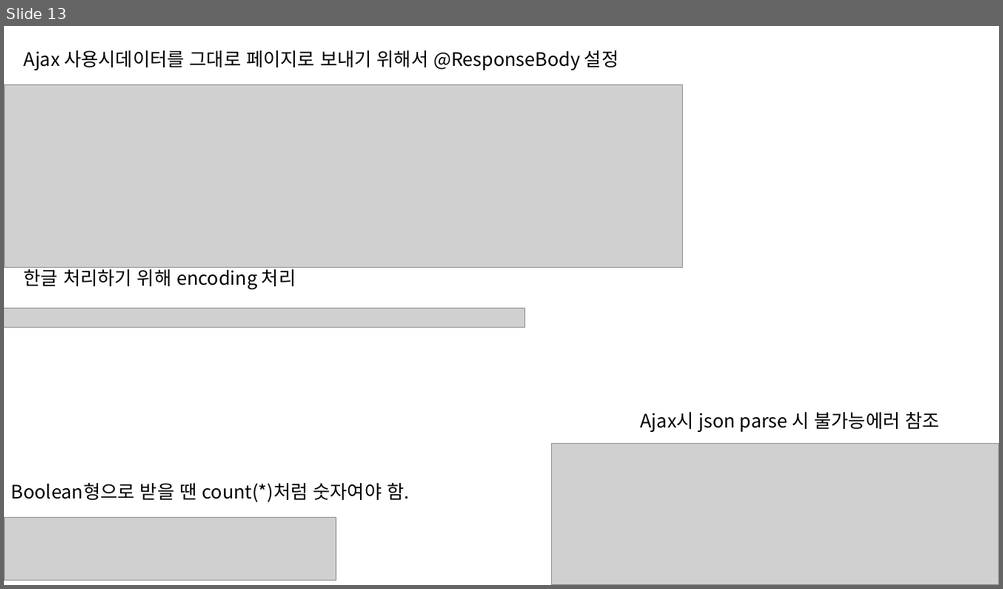
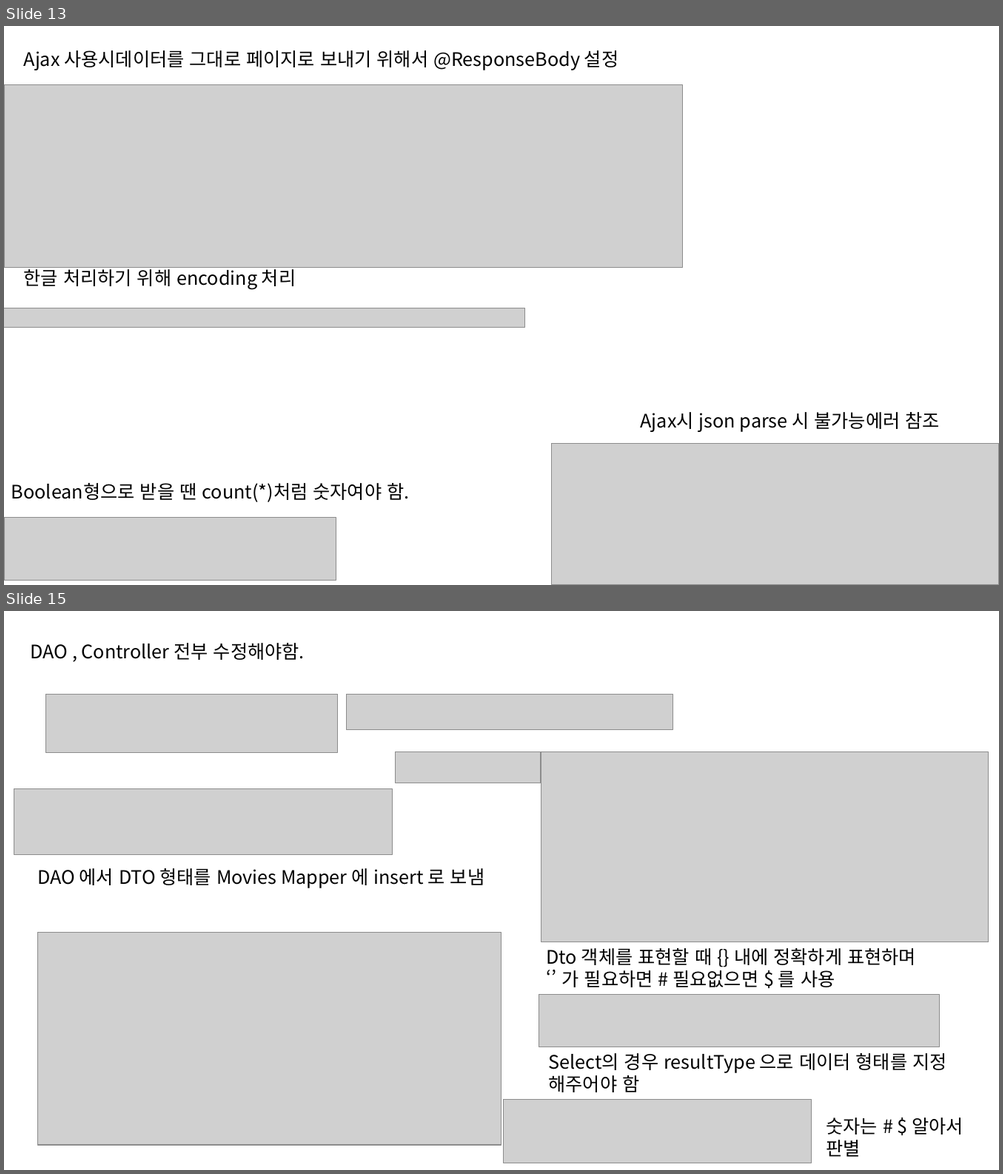
Before and after one commit to HSungJun/AfterSemi, a slide deck: STSWorkspace/Spring.pptx. Shown one above the other, each under a label of ours: slide 13 before the commit, slides 13 and 15 after it; the slides between them are not shown. The pictures are 1003x589 and 1003x1174 pixels, drawn with LibreOffice and Linux fonts; fonts in the diff are those of the drawing; grey boxes stand for pictures. Boxes give left, top, right and bottom in pixels: in the first picture for what was removed or moved away, otherwise in the second. Text is boxed around its words. In the diff, an @@ line names an element or a change of style, - is before the commit and + after.

```diff
--- a/STSWorkspace/Spring.pptx
+++ b/STSWorkspace/Spring.pptx
@@ slide 15 added at (4,611,999,1170), background #FFFFFF @@
@@ text added at (31,643,304,660), 18 pt, text #000000 @@
+DAO , Controller 전부 수정해야함.
@@ picture added at (45,695,338,753) @@
@@ picture added at (347,695,673,730) @@
@@ picture added at (395,752,540,783) @@
@@ picture added at (541,752,989,943) @@
@@ picture added at (14,789,392,856) @@
@@ text added at (37,869,484,889), 18 pt, text #000000 @@
+DAO 에서 DTO 형태를 Movies Mapper 에 insert 로 보냄
@@ picture added at (37,933,502,1145) @@
@@ text added at (546,948,916,988), 18 pt, text #000000 @@
+Dto 객체를 표현할 때 {} 내에 정확하게 표현하며
+‘’ 가 필요하면 # 필요없으면 $ 를 사용
@@ picture added at (539,995,939,1048) @@
@@ text added at (549,1054,946,1093), 18 pt, text #000000 @@
+Select의 경우 resultType 으로 데이터 형태를 지정
+해주어야 함
@@ picture added at (504,1099,812,1163) @@
@@ text added at (825,1118,963,1157), 18 pt, text #000000 @@
+숫자는 # $ 알아서
+판별
```
Also in this commit, not shown: 1 slide changed, 3 other slides added, 35 other files.
